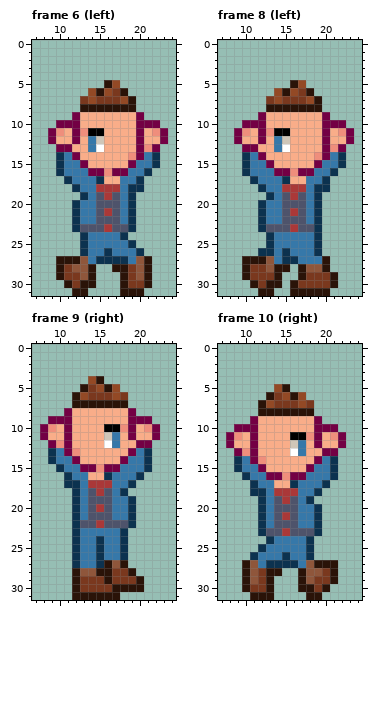
Pixel-art file, stored at assets/characters/base/carry.aseprite. Above, as it was before the edit.
32x32 pixels, 16 frames. Colours within 5 levels of each other are drawn and written as one. Shown: frame 6 (left): x 7..24, y 0..31; frame 8 (left): x 7..24, y 0..31; frame 9 (right): x 7..24, y 0..31; frame 10 (right): x 7..24, y 0..31. The commit also changed other frames, which this record leaves out.
After the commit:
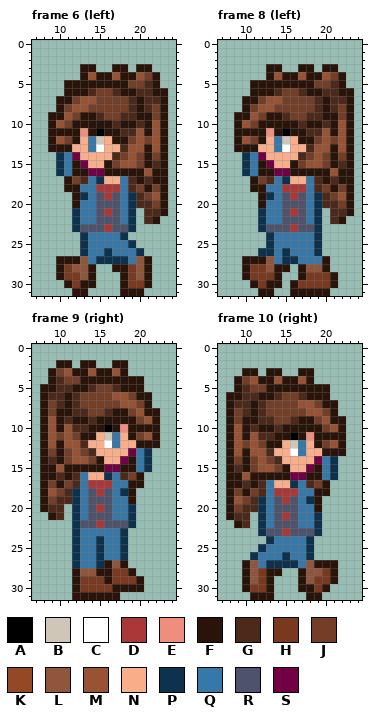
Palette (. is transparent): A #000000  B #cfc6b8  C #ffffff  D #aa3838  E #ef8e7c  F #2a1308  G #4d291a  H #7a381e  J #743e26  K #934925  L #8f563b  M #995233  N #f9ad89  P #0c324f  Q #3678a9  R #4e536b  S #730044
Change:
layer "hair/middle parting" added
layer "hair/side parting" added
layer "hair/fem classic 1" added
layer "hair/fem classic 2" added
layer "hair/fem classic 3" added
Changed rows in their new state; - is an unchanged pixel.
Frame 6 (left):
first column x 9:
 3 ----FF--FF-FF--
 4 ----FMFFMFFMJF-
 5 --FFFFF-FFJJGF-
 6 --FFFGJJG-FGGFF
 7 -FFJMMJJJJGFGGF
 8 -FJMMJJJJJGFGJF
 9 FFMJFFGJJGGFFJF
10 FMJFFFFFGFFGFMF
11 FFFF-F-FFGGMFMF
12 FMJF----FFJMJMF
13 FFF------GMMFMF
14 --------GJMJFJF
15 ---F---FJMMJFGF
16 ---FF--FFFFFMFF
17 --FJG-----GFGFF
18 --FF------GJFJF
19 ---F-------GJMF
20 ---F-------GGJF
21 ------------GGF
22 ------------GF-
Frame 8 (left): the same change as frame 6 (left)
Frame 9 (right):
first column x 8:
 2 --FF-FF--FF----
 3 -FJMFFMFFMF----
 4 -FGJJFF-FFFFF--
 5 FFGGF-GJJGFFF--
 6 FGGFGJJJJMMJFF-
 7 FJGFGJJJJJMMJF-
 8 FJFFGGJJGFFJMFF
 9 FMFGFFGFFFFFJMF
10 FMFMGGFF-F-FFFF
11 FMJMJFF----FJMF
12 FMFMMG------FFF
13 FJFJMJG--------
14 FGFJMMJF---F---
15 FFMFFFFF--FF---
16 FFGFG-----GJF--
17 FJFJG------FF--
18 FMJG-------F---
19 FJGG-------F---
20 FGG------------
21 -FG------------
Frame 10 (right):
first column x 8:
 3 --FF-FF--FF----
 4 -FJMFFMFFMF----
 5 -FGJJFF-FFFFF--
 6 FFGGF-GJJGFFF--
 7 FGGFGJJJJMMJFF-
 8 FJGFGJJJJJMMJF-
 9 FJFFGGJJGFFJMFF
10 FMFGFFGFFFFFJMF
11 FMFMGGFF-F-FFFF
12 FMJMJFF----FJMF
13 FMFMMG------FFF
14 FJFJMJG--------
15 FGFJMMJF---F---
16 FFMFFFFF--FF---
17 FFGFG-----GJF--
18 FJFJG------FF--
19 FMJG-------F---
20 FJGG-------F---
21 FGG------------
22 -FG------------
Where, in picture pixels (left, top, right, bottom), the same in both pictures:
changed: (48, 64, 168, 224)
changed: (234, 64, 354, 224)
changed: (40, 360, 160, 520)
changed: (226, 368, 346, 528)
